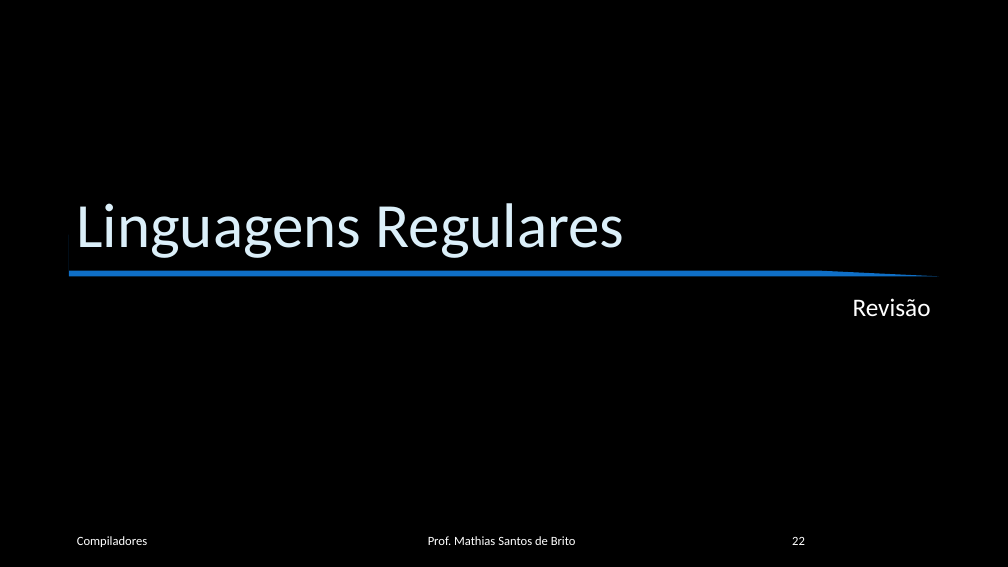
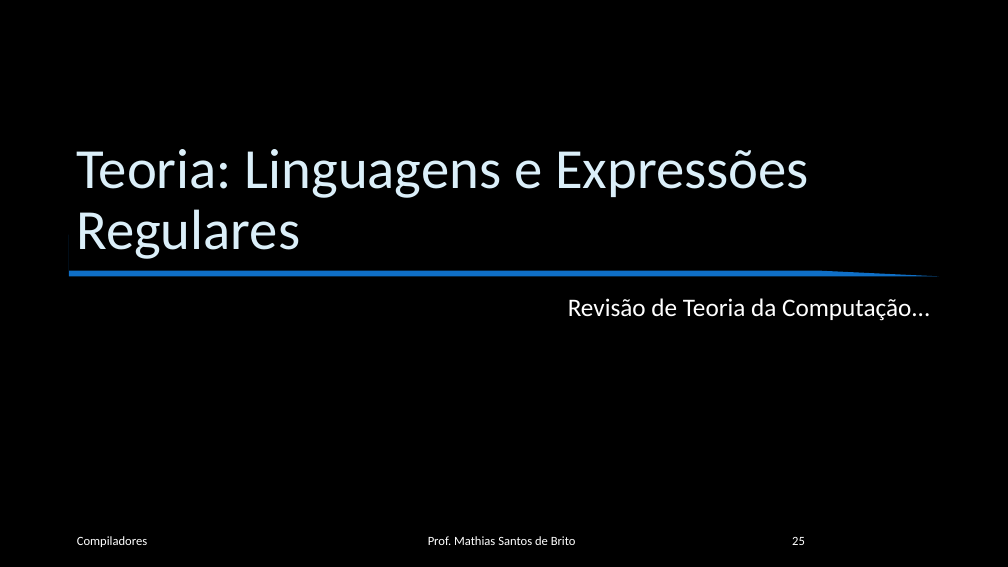
Before and after one commit to cet058-Org/2019.1, a slide deck: slide 25 of slides.pptx (slide 22 before the commit). Drawn at 1008x567 pixels with LibreOffice and Linux fonts; fonts in the diff are those of the drawing; background and template pictures are left out. Boxes give left, top, right and bottom in pixels: in the first picture for what was removed or moved away, otherwise in the second. Text is boxed around its words. In the diff, an @@ line names an element or a change of style, - is before the commit and + after.

```diff
--- a/slides.pptx
+++ b/slides.pptx
@@ title at bbox=[76, 149, 809, 259]: text changed; size 60 to 54 pt @@
-Linguagens Regulares
+Teoria: Linguagens e Expressões Regulares
@@ text at bbox=[568, 298, 930, 321]: text changed @@
-Revisão
+Revisão de Teoria da Computação...
@@ page number at bbox=[792, 537, 805, 545]: text changed @@
-22
+25
```
Also in this commit, not shown: 1 other slide changed, 18 slides added.
